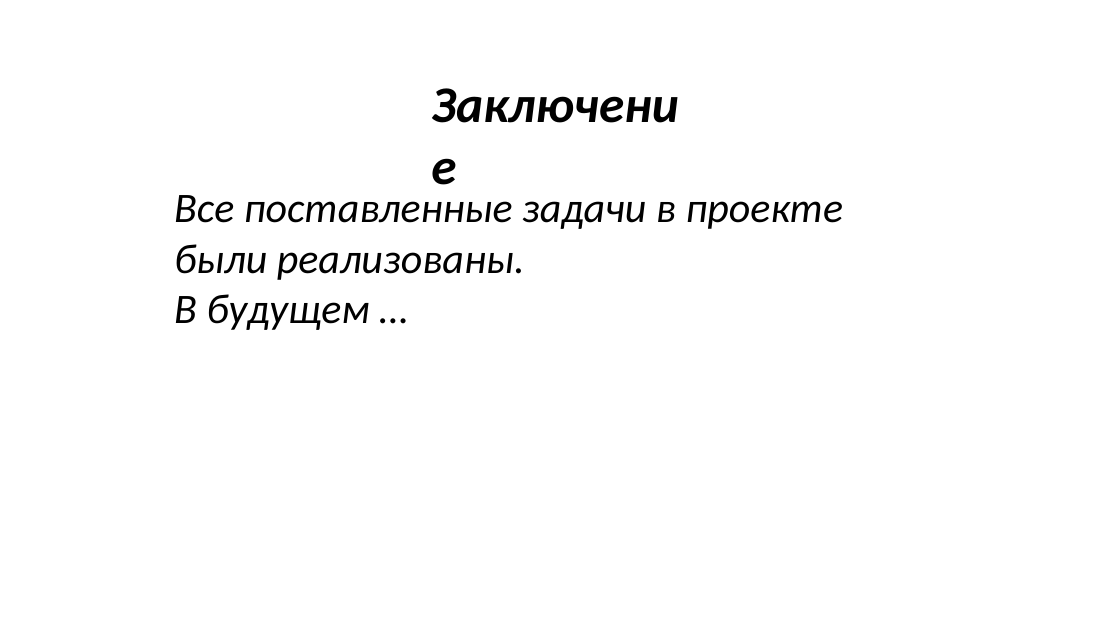
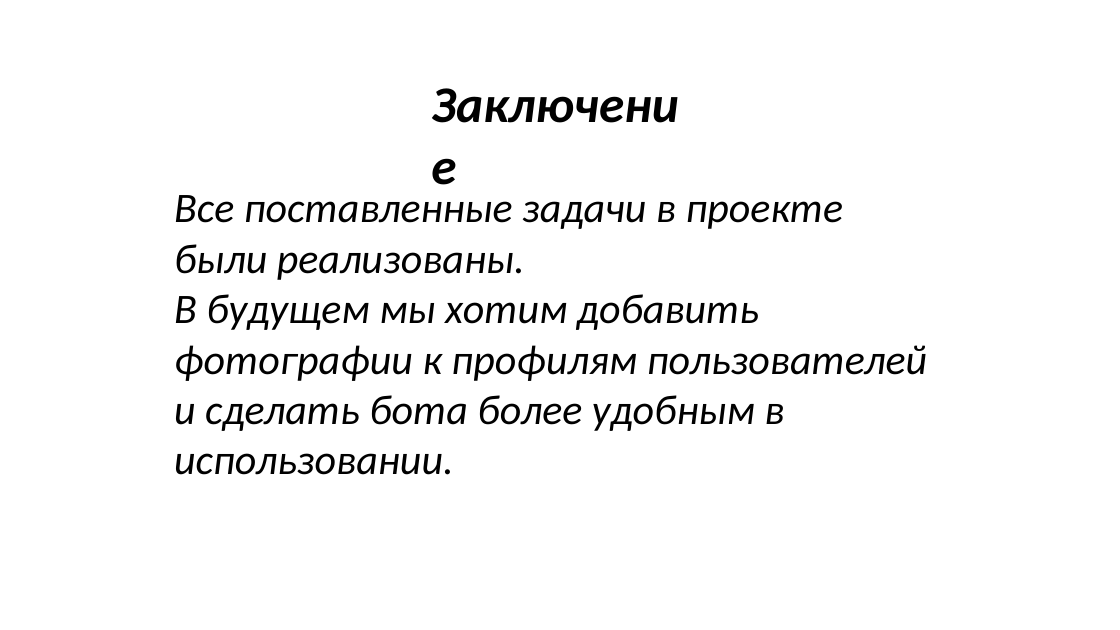
Before and after one commit to Casio-fx570E/tgBot, a slide deck: slide 9 of Презентация.pptx. Drawn at 1120x630 pixels with LibreOffice and Linux fonts; fonts in the diff are those of the drawing; background and template pictures are left out. Boxes give left, top, right and bottom in pixels: in the first picture for what was removed or moved away, otherwise in the second. Text is boxed around its words. In the diff, an @@ line names an element or a change of style, - is before the commit and + after.

```diff
--- a/Презентация.pptx
+++ b/Презентация.pptx
@@ text at bbox=[174, 294, 927, 475]: text changed @@
-В будущем …
+В будущем мы хотим добавить фотографии к профилям пользователей и сделать бота более удобным в использовании.
```
Also in this commit, not shown: 4 other slides changed, 2 other files.
